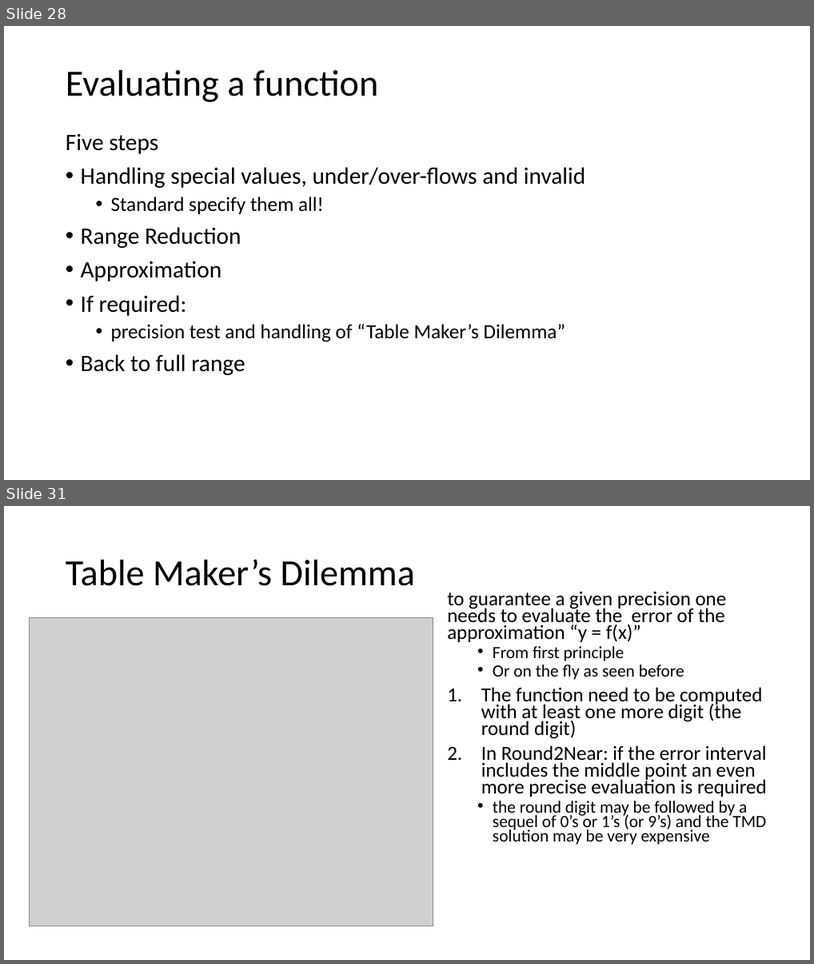
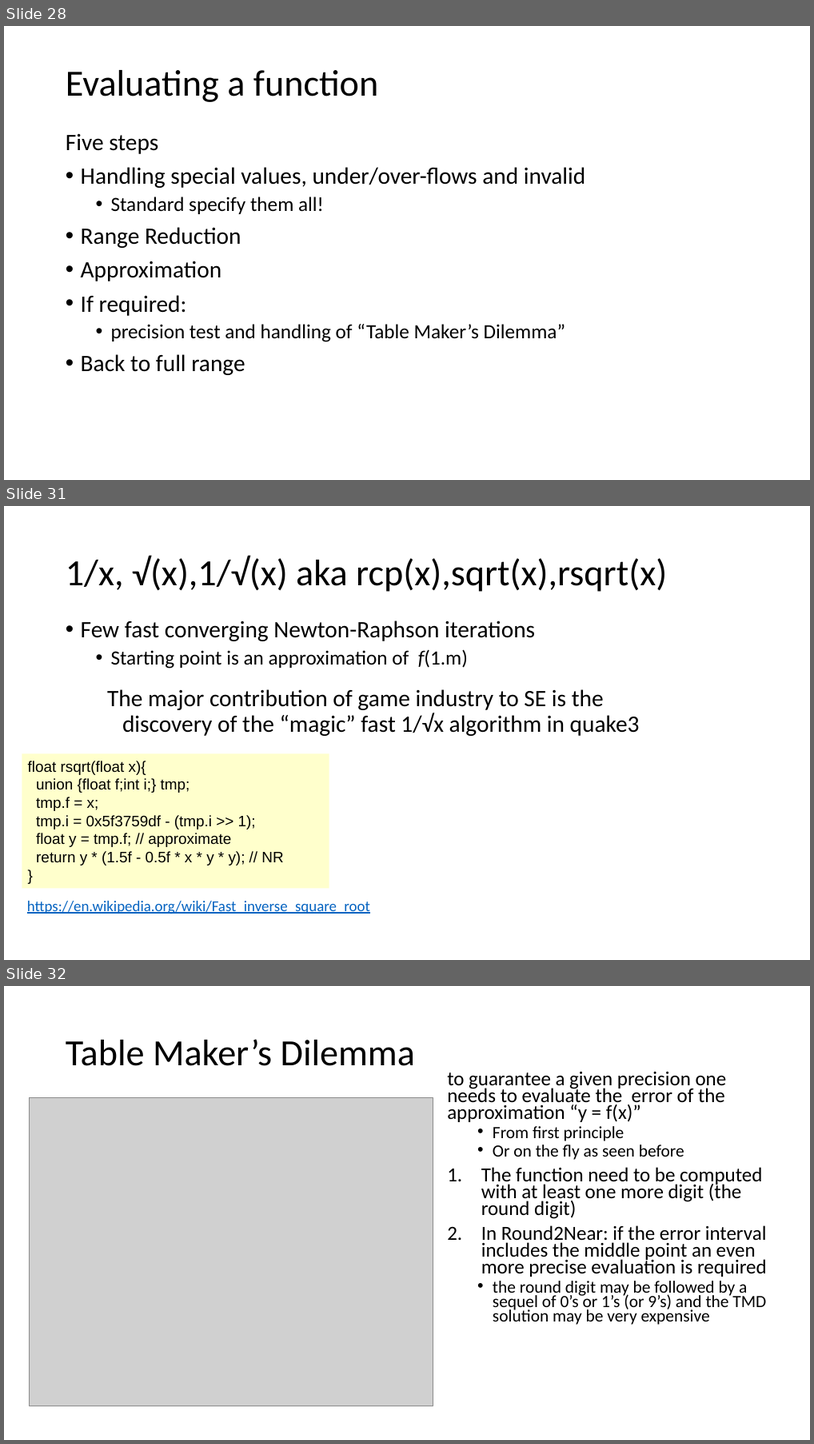
Before and after one commit to VinInn/FPCourse, a slide deck: Slides/FPforScientist.pptx. Shown one above the other, each under a label of ours: slides 28 and 31 before the commit, slides 28, 31 and 32 after it; the slides between them are not shown. The pictures are 814x964 and 814x1444 pixels, drawn with LibreOffice and Linux fonts; fonts in the diff are those of the drawing; grey boxes stand for pictures. Boxes give left, top, right and bottom in pixels: in the first picture for what was removed or moved away, otherwise in the second. Text is boxed around its words. In the diff, an @@ line names an element or a change of style, - is before the commit and + after.

Commit message:
add coric and quake3

```diff
--- a/Slides/FPforScientist.pptx
+++ b/Slides/FPforScientist.pptx
@@ slide 31 added at box(4, 506, 810, 960), background #FFFFFF @@
@@ title added at box(66, 555, 667, 592), 44 pt, text #000000 @@
+1/x, √(x),1/√(x) aka rcp(x),sqrt(x),rsqrt(x)
@@ text added at box(81, 620, 535, 668), 28 pt, text #000000 @@
+• Few fast converging Newton-Raphson iterations
+  • Starting point is an approximation of f(1.m)
@@ text added at box(107, 689, 640, 736), 28 pt, text #000000 @@
+The major contribution of game industry to SE is the discovery of the “magic” fast 1/√x algorithm in quake3
@@ rectangle added at box(22, 753, 330, 888), fill #FFFF00 at 20% opacity, 18 pt, text #000000 @@
+float rsqrt(float x){
+union {float f;int i;} tmp;
+tmp.f = x;
+tmp.i = 0x5f3759df - (tmp.i >> 1);
+float y = tmp.f; // approximate
+return y * (1.5f - 0.5f * x * y * y); // NR
+}
@@ text added at box(27, 900, 370, 914), 18 pt, text #0563C1, underline @@
+https://en.wikipedia.org/wiki/Fast_inverse_square_root
@@ what was slide 31 is now slide 32 @@
```
Also in this commit, not shown: 2 slides changed.
